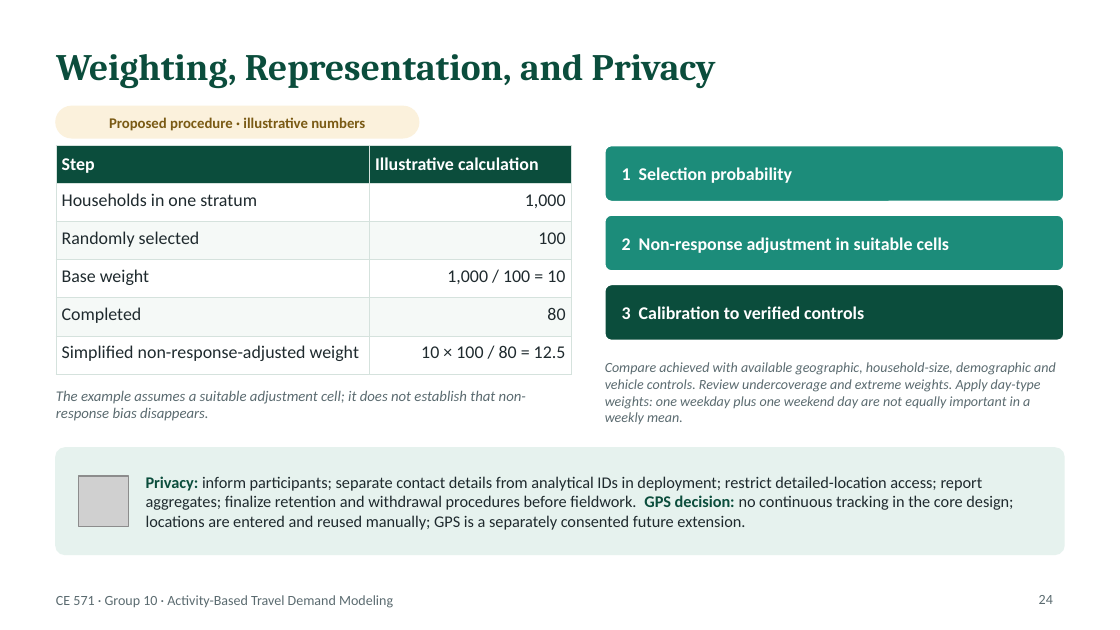
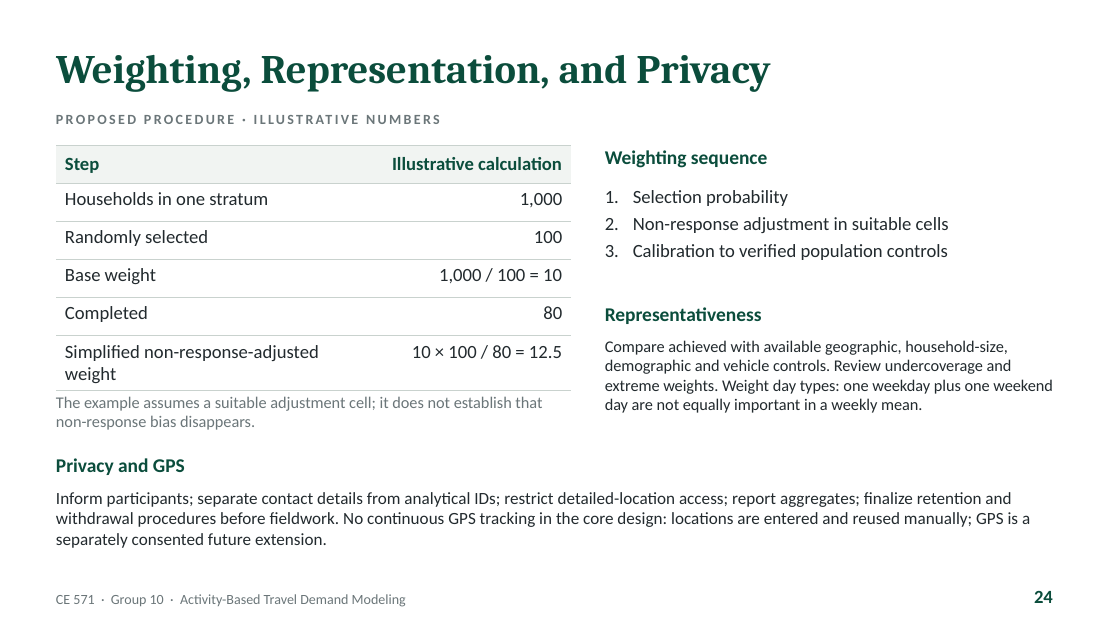
Before and after one commit to abdelmohdi/Claude, a slide deck: slide 24 of CE571_Group10_ABM_Presentation/CE571_Group10_Activity_Based_Travel_Demand_Modeling.pptx. Drawn at 1120x630 pixels with LibreOffice and Linux fonts; fonts in the diff are those of the drawing; grey boxes stand for pictures. Boxes give left, top, right and bottom in pixels: in the first picture for what was removed or moved away, otherwise in the second. Text is boxed around its words. In the diff, an @@ line names an element or a change of style, - is before the commit and + after.

```diff
--- a/CE571_Group10_ABM_Presentation/CE571_Group10_Activity_Based_Travel_Demand_Modeling.pptx
+++ b/CE571_Group10_ABM_Presentation/CE571_Group10_Activity_Based_Travel_Demand_Modeling.pptx
@@ title "Weighting, Representation, and Privacy" at <box>56,55,770,92</box>: size 24 to 26 pt @@
@@ rounded rectangle removed at <box>56,106,419,138</box> @@
@@ text at <box>109,117,365,131</box>: text changed; size 9.5 to 9 pt; text colour #7A5A14 to #6B7679 @@
-Proposed procedure · illustrative numbers
+PROPOSED PROCEDURE · ILLUSTRATIVE NUMBERS
@@ table at <box>56,146,571,387</box> @@
@@ fill #0B4D3C to #F1F4F2 in row 1 @@
@@ fill #FFFFFF to none in 6 cells @@
@@ fill #F5F9F7 to none in 4 cells @@
@@ size 11.5 to 12 pt @@
@@ text colour #FFFFFF to #0B4D3C in "Step", "Illustrative calculation" @@
@@ text colour #1F2A2E to #222A2E in "Households in one stratum", "1,000", "Randomly selected", "100" and 6 more places @@
@@ alignment left to right @@
@@ borders changed @@
@@ rounded rectangle removed at <box>605,146,1064,202</box> @@
@@ text added at <box>605,150,767,168</box>, 12.5 pt, text #0B4D3C, bold @@
+Weighting sequence
@@ text removed at <box>622,167,792,183</box> @@
-1 Selection probability
@@ text "Selection probability" at <box>633,190,949,260</box>: vertical alignment middle to top @@
@@ text at <box>633,190,949,260</box>: text changed; size 11.5 to 12 pt; text colour #FFFFFF to #222A2E; bold off @@
-2 Non-response adjustment in suitable cells
+1. Selection probability
+2. Non-response adjustment in suitable cells
+3. Calibration to verified population controls
@@ rounded rectangle removed at <box>605,215,1064,271</box> @@
@@ rounded rectangle removed at <box>605,284,1064,340</box> @@
@@ text added at <box>605,307,762,324</box>, 12.5 pt, text #0B4D3C, bold @@
+Representativeness
@@ text removed at <box>622,306,864,319</box> @@
-3 Calibration to verified controls
@@ text at <box>605,340,1053,413</box>: text changed; size 9 to 10.5 pt; text colour #5B6B70 to #222A2E; italic off @@
-Compare achieved with available geographic, household-size, demographic and vehicle controls. Review undercoverage and extreme weights. Apply day-type weights: one weekday plus one weekend day are not equally important in a weekly mean.
+Compare achieved with available geographic, household-size, demographic and vehicle controls. Review undercoverage and extreme weights. Weight day types: one weekday plus one weekend day are not equally important in a weekly mean.
@@ text "The example assumes a suitable ..." at <box>56,396,542,430</box>: size 9.5 to 10.5 pt, text colour #5B6B70 to #6B7679, italic off @@
@@ rounded rectangle removed at <box>56,448,1064,554</box> @@
@@ text added at <box>56,458,185,475</box>, 12.5 pt, text #0B4D3C, bold @@
+Privacy and GPS
@@ picture removed at <box>78,476,129,526</box> @@
@@ text at <box>56,492,1030,548</box>: text changed; size 10.5 to 11 pt; text colour #1F2A2E to #222A2E @@
-Privacy: inform participants; separate contact details from analytical IDs in deployment; restrict detailed-location access; report aggregates; finalize retention and withdrawal procedures before fieldwork. GPS decision: no continuous tracking in the core design; locations are entered and reused manually; GPS is a separately consented future extension.
+Inform participants; separate contact details from analytical IDs; restrict detailed-location access; report aggregates; finalize retention and withdrawal procedures before fieldwork. No continuous GPS tracking in the core design: locations are entered and reused manually; GPS is a separately consented future extension.
@@ text "Inform participants; separate contact details ..." at <box>56,492,1030,548</box>: vertical alignment middle to top @@
@@ text "CE 571 · Group 10 ..." at <box>56,594,406,607</box>: text colour #5B6B70 to #6B7679 @@
@@ page number at <box>1034,591,1053,603</box>: size 9 to 12 pt, text colour #5B6B70 to #0B4D3C, bold on @@
```
Also in this commit, not shown: 52 other slides changed, 1 slide added, 1 other file.
